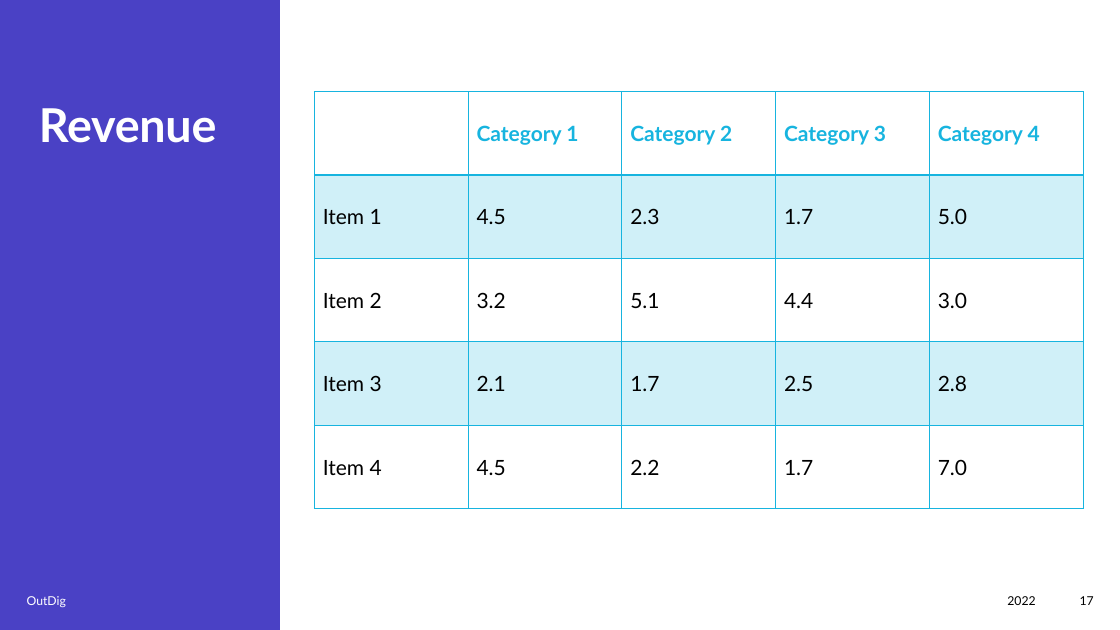
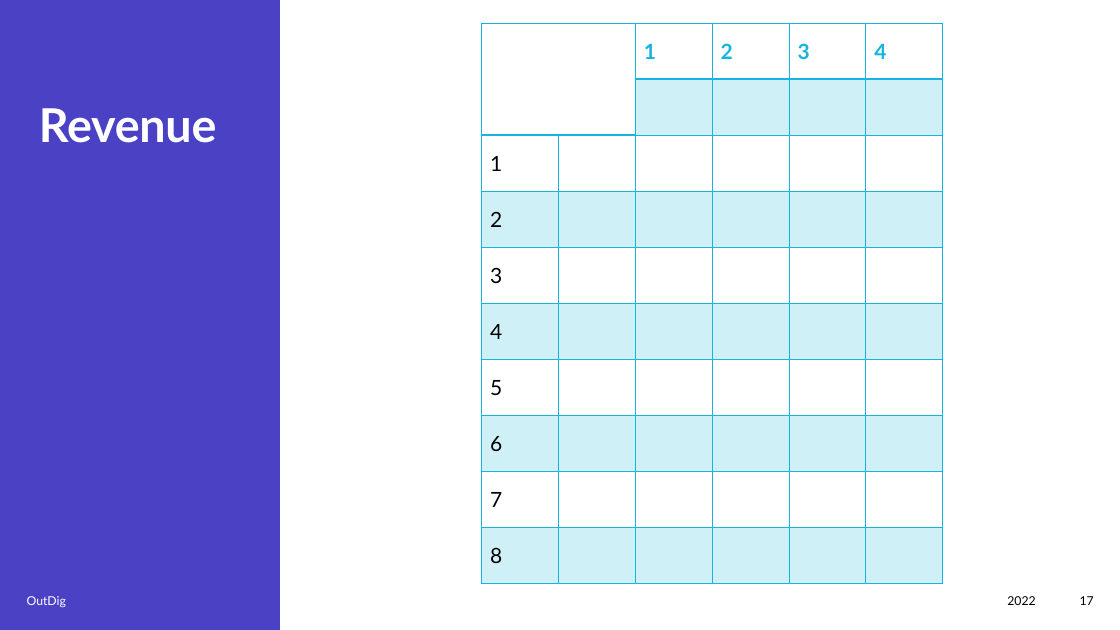
Before and after one commit to Joe34441/IndieDevPPT, a slide deck: slide 17 of CT6018 Joe Mason s4001719.pptx. Drawn at 1120x630 pixels with LibreOffice and Linux fonts; fonts in the diff are those of the drawing. Boxes give left, top, right and bottom in pixels: in the first picture for what was removed or moved away, otherwise in the second. Text is boxed around its words. In the diff, an @@ line names an element or a change of style, - is before the commit and + after.

```diff
--- a/CT6018 Joe Mason s4001719.pptx
+++ b/CT6018 Joe Mason s4001719.pptx
@@ table at bbox=[481, 24, 945, 584] @@
- | Category 1 | Category 2 | Category 3 | Category 4
-Item 1 | 4.5 | 2.3 | 1.7 | 5.0
-Item 2 | 3.2 | 5.1 | 4.4 | 3.0
-Item 3 | 2.1 | 1.7 | 2.5 | 2.8
-Item 4 | 4.5 | 2.2 | 1.7 | 7.0
+ |  | 1 | 2 | 3 | 4
+ |  |  |  |  | 
+1 |  |  |  |  | 
+2 |  |  |  |  | 
+3 |  |  |  |  | 
+4 |  |  |  |  | 
+5 |  |  |  |  | 
+6 |  |  |  |  | 
+7 |  |  |  |  | 
+8 |  |  |  |  | 
@@ table: place and size @@
-table at bbox=[314, 92, 1083, 509]
+table at bbox=[481, 24, 945, 584]
```
Also in this commit, not shown: 9 other slides changed.
